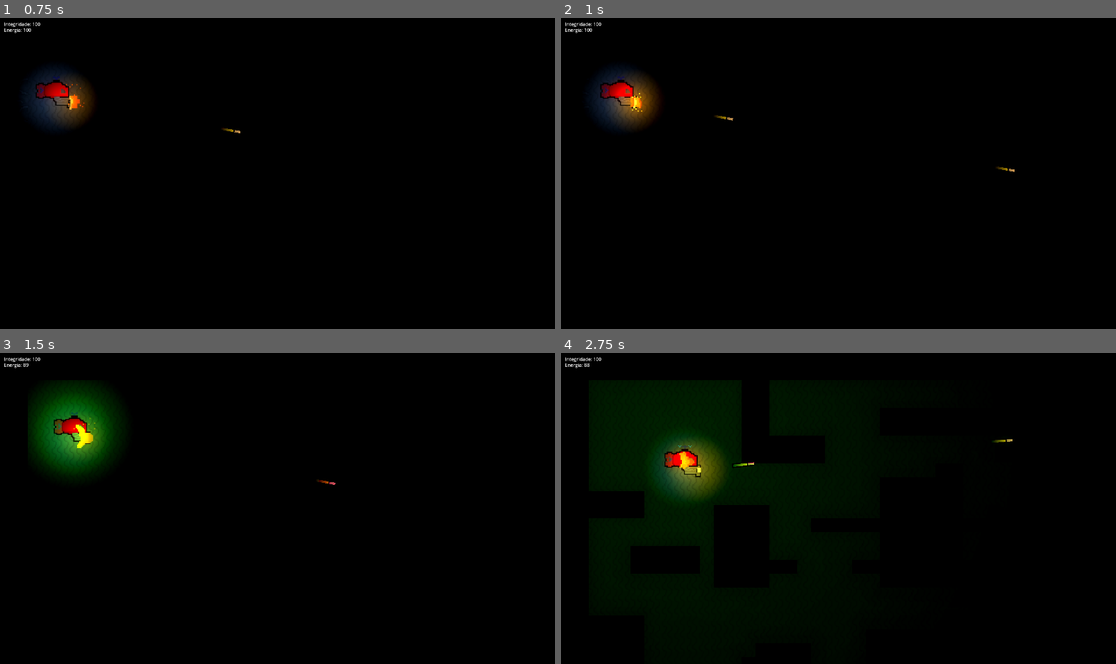
Above: before the commit, frames 1-4 (two rows, left to right).
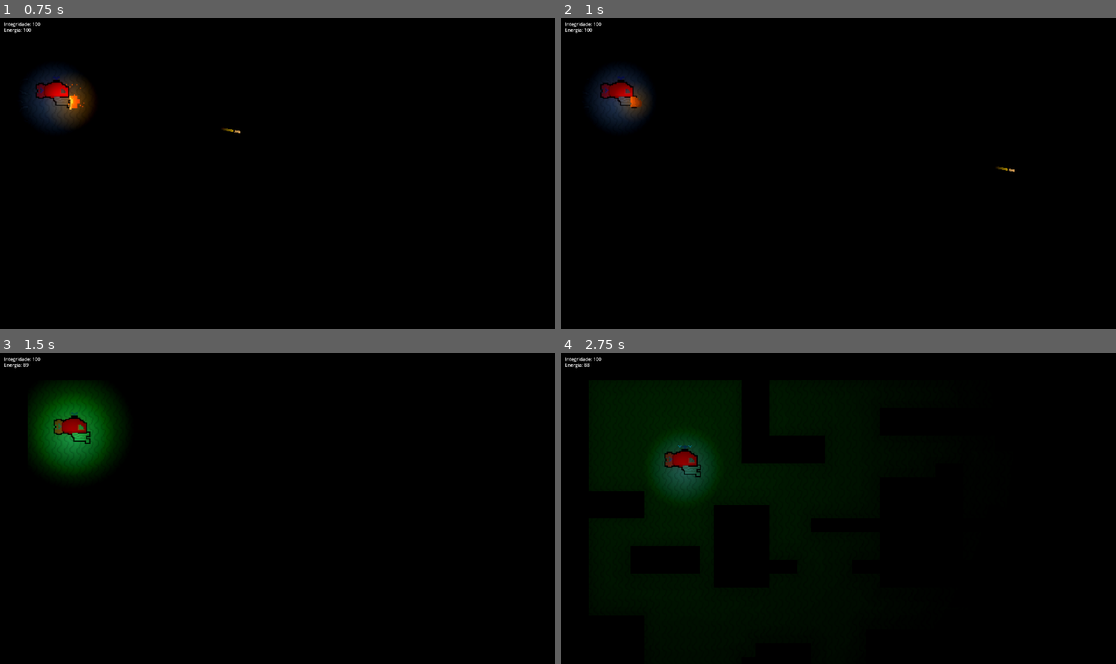
Above: after the commit, the same moments.

Repository: LitheFulminare/subechoXP3
Game: Godot game, scene res://Scenes/Layouts/Main 1.tscn
The game is run twice, just before and just after one commit, with the same random seed, the same clock (stepped at 60 frames per second) and the same inputs.
Inputs (mouse positions are in pixels of both pictures, inside the frame that each line leads up to):
- Up to frame 1 (0.75 s): tap Enter at 0.5 s; move the mouse to (399, 157) at 0.52 s; press the mouse at (399, 157) at 0.53 s; hold D (Right) from 0.53 s (still down)
- Up to frame 2 (1 s): keep holding D (Right)
- Up to frame 3 (1.5 s): move the mouse to (166, 524) at 1.27 s; release D (Right) at 1.28 s; release the mouse at (166, 524) at 1.28 s; hold S (Down) from 1.28 s (still down); tap F (Sonar) at 1.35 s
- Up to frame 4 (2.75 s): move the mouse to (894, 440) at 2.02 s; release S (Down) at 2.03 s; press the mouse at (894, 440) at 2.03 s; hold D (Right) from 2.03 s (still down)

Frame 1 is identical in both runs. In frame 2, 1.2% of the frame differs, in the area x 8-32%, y 18-36%; in frame 3, 0.7%; in frame 4, 1.5%, in the area x 18-82%, y 27-47%.

Commit message:
Update player.tscn

Diff:
--- a/Scenes/Player_e_misc/Player/player.tscn
+++ b/Scenes/Player_e_misc/Player/player.tscn
@@ -96,7 +96,7 @@
 wait_time = 0.05
 
 [node name="Tiro 1 cooldown" type="Timer" parent="."]
-wait_time = 0.3
+wait_time = 0.784
 
 [node name="ShapeCast" type="ShapeCast2D" parent="."]
 visible = false
